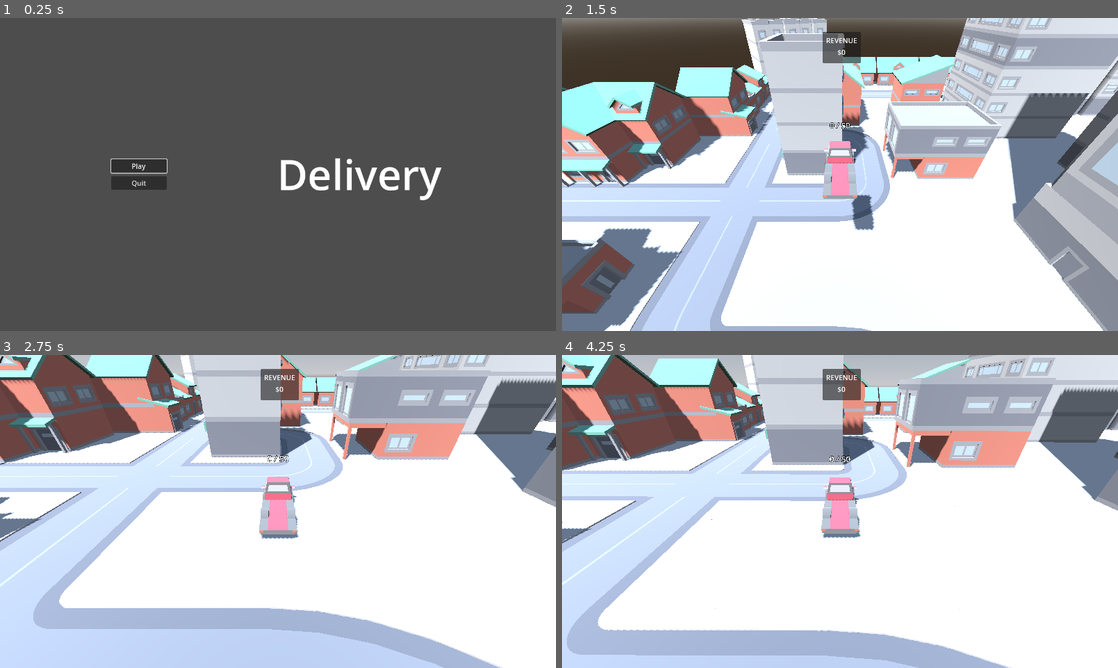
Above: before the commit, frames 1-4 (two rows, left to right).
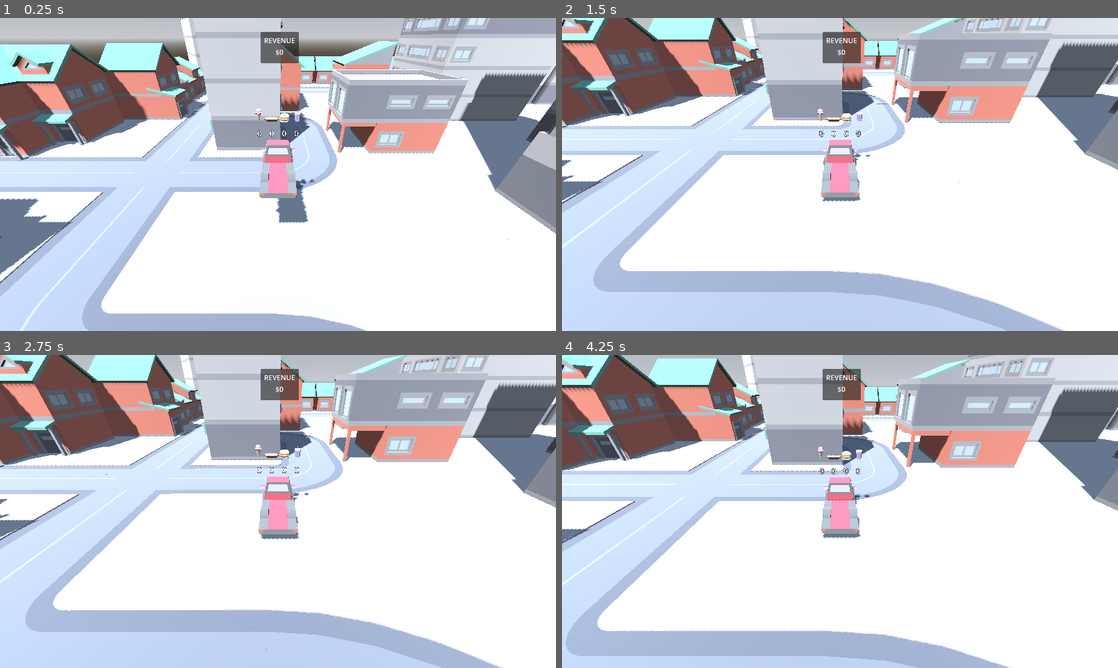
Above: after the commit, the same moments.

Repository: stesim/ld53-delivery
Game: Godot game, scene res://game_world.tscn
Two runs of this game, one before a commit and one after it. Both use one fixed random seed, a clock stepped at 60 frames per second and the inputs below. Before the commit the project starts from res://menus/main_menu.tscn.
Inputs (mouse positions are in pixels of both pictures, inside the frame that each line leads up to):
- Up to frame 1 (0.25 s): no input
- Up to frame 2 (1.5 s): click (701, 165) at 0.5 s, where only the run before the commit has a clickable "Play"; tap Enter (ui_accept) at 1.25 s; hold D (steer_right) from 1.28 s (still down); tap 1 (transfer_item_1, bound only after the commit) at 1.35 s
- Up to frame 3 (2.75 s): tap Enter (ui_accept) at 1.52, 2.27 s; tap 2 (transfer_item_2, bound only after the commit) at 1.55, 2.1 s; release D (steer_right) at 2.03 s; hold Space (brake) from 2.03 s (still down); tap 3 (transfer_item_3, bound only after the commit) at 2.3 s
- Up to frame 4 (4.25 s): release Space (brake) at 2.78 s; hold D (steer_right) 2.78-3.53 s; tap 3 (transfer_item_3, bound only after the commit) at 2.85 s; tap 4 (transfer_item_4, bound only after the commit) at 3.05, 3.6 s; hold W (accelerate) from 3.53 s (still down); tap Enter (ui_accept) at 3.77 s; tap 1 (transfer_item_1, bound only after the commit) at 3.8 s

The runs differ from the first frame. In frame 1, 95% of the frame differs, in the area x 0-100%, y 0-100%; in frame 2, 73%; in frame 3, 14%; in frame 4, 2.7%.

Commit message:
added different food items

Diff:
--- a/characters/customer.gd
+++ b/characters/customer.gd
@@ -15,7 +15,7 @@
 @export var inventory : Inventory :
 	set(value):
 		inventory = value
-		%inventory_area.inventory = inventory
+		%inventory_area.inventories = [inventory] as Array[Inventory]
 		%quantity_indicator.inventory = inventory
 
 
@@ -23,29 +23,21 @@
 
 
 var _is_walking := false
-var _init_scale : float
-var _speed_rand : float
 
 
 func _ready() -> void:
 	look_at(target_point)
-	_init_scale = float(inventory.max_quantity) / 5.0
-	scale = Vector3(_init_scale, _init_scale, _init_scale)
-	_speed_rand = randf_range(0.5, 2.0)
 
 
 
 func _physics_process(delta : float) -> void:
 	var previous_position := global_position
-	global_position = global_position.move_toward(target_point, delta * speed * _speed_rand)
+	global_position = global_position.move_toward(target_point, delta * speed)
 
-	var scale_factor = _init_scale * (1.0 - float(inventory.quantity) / float(inventory.max_quantity))
-	if is_zero_approx(scale_factor):
+	if inventory.is_full():
 		GameState.add_score(inventory.max_quantity)
 		queue_free()
 		return
-
-	scale = Vector3(scale_factor, scale_factor, scale_factor)
 
 	var has_moved := not global_position.is_equal_approx(previous_position)
 	if _is_walking and not has_moved:
--- a/characters/customer.tscn
+++ b/characters/customer.tscn
@@ -1,15 +1,9 @@
-[gd_scene load_steps=8 format=3 uid="uid://bqlvra1wwcr67"]
+[gd_scene load_steps=6 format=3 uid="uid://bqlvra1wwcr67"]
 
 [ext_resource type="PackedScene" uid="uid://bv34umydtdhbu" path="res://assets/characters/dummy_customer.glb" id="1_4i1jg"]
 [ext_resource type="Script" path="res://characters/customer.gd" id="2_em66f"]
 [ext_resource type="PackedScene" uid="uid://cf00x2vfcp63r" path="res://inventory_area.tscn" id="3_kss5y"]
-[ext_resource type="Script" path="res://inventory.gd" id="4_t3lbw"]
 [ext_resource type="PackedScene" uid="uid://5u3nlyjdrb06" path="res://quantity_indicator.tscn" id="5_vxqgd"]
-
-[sub_resource type="Resource" id="Resource_hg5s8"]
-script = ExtResource("4_t3lbw")
-quantity = 0
-max_quantity = 5
 
 [sub_resource type="SphereShape3D" id="SphereShape3D_ci6fx"]
 radius = 0.25
@@ -34,7 +28,6 @@
 unique_name_in_owner = true
 transform = Transform3D(1, 0, 0, 0, 1, 0, 0, 0, 1, 0, 0, -0.1)
 collision_layer = 4
-inventory = SubResource("Resource_hg5s8")
 
 [node name="shape" type="CollisionShape3D" parent="inventory_area" index="0"]
 transform = Transform3D(1, 0, 0, 0, 1, 0, 0, 0, 1, 0, 0.25, 0)
--- a/customer_spawner.gd
+++ b/customer_spawner.gd
@@ -2,8 +2,6 @@
 
 @export_range(1.0, 100.0) var spawn_delta := 10.0
 @export var customer_scene: PackedScene
-@export var min_capacity := 3
-@export var max_capacity := 8
 
 
 var current_spawn_time := 0.0
@@ -20,7 +18,8 @@
 		new_customer.target_point.x += 20.0
 		new_customer.target_point.z += 20.0
 		var inventory := Inventory.new()
-		inventory.max_quantity = randi_range(min_capacity, max_capacity)
+		inventory.item = GameState.FOOD_ITEMS.pick_random()
+		inventory.max_quantity = 1
 		new_customer.inventory = inventory
 
 		add_child(new_customer)
--- a/game_state.gd
+++ b/game_state.gd
@@ -1,4 +1,12 @@
 extends Node
+
+
+const FOOD_ITEMS : Array[PackedScene] = [
+	preload("res://assets/foods/iceCream.glb"),
+	preload("res://assets/foods/hotDog.glb"),
+	preload("res://assets/foods/burger.glb"),
+	preload("res://assets/foods/soda.glb"),
+]
 
 
 signal score_changed()
@@ -26,3 +34,14 @@
 
 func add_score(amount : int) -> void:
 	score += amount
+
+
+func create_item_inventories(capacity : int, quantity := 0) -> Array[Inventory]:
+	var inventories : Array[Inventory] = []
+	for item in GameState.FOOD_ITEMS:
+		var item_inventory := Inventory.new()
+		item_inventory.item = item
+		item_inventory.max_quantity = capacity
+		item_inventory.quantity = quantity
+		inventories.push_back(item_inventory)
+	return inventories
--- a/game_world.tscn
+++ b/game_world.tscn
@@ -31,20 +31,20 @@
 background_tracks = Array[AudioStream]([ExtResource("2_wuftt"), ExtResource("3_lhff5"), ExtResource("4_d6s50"), ExtResource("5_pvijm"), ExtResource("6_d5khg"), ExtResource("7_7inye"), ExtResource("8_ypdcj")])
 
 [node name="vehicle" parent="." instance=ExtResource("1_lmy6a")]
-transform = Transform3D(1, 0, 0, 0, 1, 0, 0, 0, 1, -30.2455, 9.80538, 18.6208)
+transform = Transform3D(1, 0, 0, 0, 1, 0, 0, 0, 1, -30.2455, 2.80538, 18.6208)
 mass = 2000.0
 max_engine_force = 3000.0
 max_brake_force = 10.0
 
-[node name="test_map" parent="." instance=ExtResource("2_050wm")]
-
 [node name="vehicle_follower" type="Node3D" parent="." node_paths=PackedStringArray("target")]
-transform = Transform3D(-1, 0, -8.74228e-08, -6.18172e-08, 0.707107, 0.707107, 6.18172e-08, 0.707107, -0.707107, -30.2455, 14.3054, 11.6208)
+transform = Transform3D(-1, 0, -8.74228e-08, -6.18172e-08, 0.707107, 0.707107, 6.18172e-08, 0.707107, -0.707107, -30.2455, 7.3054, 11.6208)
 script = ExtResource("3_p7flm")
 target = NodePath("../vehicle")
 
 [node name="camera" type="Camera3D" parent="vehicle_follower"]
 current = true
+
+[node name="test_map" parent="." instance=ExtResource("2_050wm")]
 
 [node name="ui" type="CanvasLayer" parent="."]
 
--- a/inventory.gd
+++ b/inventory.gd
@@ -1,6 +1,8 @@
 class_name Inventory
 extends Resource
 
+
+@export var item : PackedScene = null
 
 @export var quantity := 0 :
 	set(value):
--- a/inventory_area.gd
+++ b/inventory_area.gd
@@ -1,7 +1,16 @@
 extends Area3D
 
 
-const Inventory := preload("res://inventory.gd")
+@export var total_capacity := 6
+@export var inventories : Array[Inventory] = []
 
 
-@export var inventory : Inventory
+func get_total_quantity() -> int:
+	var quantity := 0
+	for inventory in inventories:
+		quantity += inventory.quantity
+	return quantity
+
+
+func get_remaining_total_capacity() -> int:
+	return maxi(0, total_capacity - get_total_quantity())
--- /dev/null
+++ b/inventory_indicator.gd
@@ -0,0 +1,29 @@
+extends Node3D
+
+
+const QuantityIndicator := preload("res://quantity_indicator.tscn")
+
+
+@export var inventories : Array[Inventory] = [] :
+	set(value):
+		inventories = value
+		if is_inside_tree():
+			_recreate_indicators()
+
+@export_range(0.0, 1.0) var spacing := 0.5
+
+
+func _ready() -> void:
+	_recreate_indicators()
+
+
+func _recreate_indicators() -> void:
+	for child in get_children():
+		remove_child(child)
+		child.queue_free()
+
+	for i in inventories.size():
+		var quantity_indicator := QuantityIndicator.instantiate()
+		quantity_indicator.inventory = inventories[i]
+		quantity_indicator.position.x = -(i * spacing - 0.5 * (inventories.size() - 1) * spacing)
+		add_child(quantity_indicator)
--- /dev/null
+++ b/inventory_indicator.tscn
@@ -0,0 +1,6 @@
+[gd_scene load_steps=2 format=3 uid="uid://c4lqie0mbh7m6"]
+
+[ext_resource type="Script" path="res://inventory_indicator.gd" id="1_dwlwi"]
+
+[node name="inventory_indicator" type="Node3D"]
+script = ExtResource("1_dwlwi")
--- a/loading_area.gd
+++ b/loading_area.gd
@@ -7,42 +7,74 @@
 }
 
 
+const TRANSFER_INPUT_MAPPINGS : Array[StringName]= [
+	&"transfer_item_1",
+	&"transfer_item_2",
+	&"transfer_item_3",
+	&"transfer_item_4",
+]
+
+
 @export var type := Type.SOURCE
-@export var backing_inventory : Inventory
-@export var tick_interval := 1.0 :
-	set(value):
-		tick_interval = value
-		%load_timer.wait_time = value
+@export var backing_inventories : Array[Inventory] = []
 
 @export var quantity_per_tick := 1
+@export var player_controlled := false
 
 
-func _on_load_timer_timeout() -> void:
+func _ready() -> void:
+	set_process_unhandled_input(player_controlled)
+
+
+func _unhandled_input(event : InputEvent) -> void:
+	if event.is_echo():
+		return
+	for i in TRANSFER_INPUT_MAPPINGS.size():
+		if event.is_action_pressed(TRANSFER_INPUT_MAPPINGS[i]):
+			var item := GameState.FOOD_ITEMS[i]
+			transfer(item)
+
+
+func transfer(item) -> void:
 	if not has_overlapping_areas():
 		return
-
+	var backing_inventory := _find_item_inventory(backing_inventories, item)
 	match type:
-		Type.SOURCE: _transfer_to_inventories()
-		Type.SINK: _transfer_from_inventories()
+		Type.SOURCE: _transfer_to_inventories(backing_inventory)
+		Type.SINK: _transfer_from_inventories(backing_inventory)
 
 
-func _transfer_to_inventories() -> void:
+func _transfer_to_inventories(backing_inventory : Inventory) -> void:
 	if backing_inventory.is_empty():
 		return
 	for area in get_overlapping_areas():
-		var quantity := mini(quantity_per_tick, backing_inventory.quantity)
+		var quantity := mini(
+			mini(quantity_per_tick, backing_inventory.quantity),
+			area.get_remaining_total_capacity(),
+		)
 		if quantity == 0:
 			break
-		var diff : int = area.inventory.add(quantity)
-		backing_inventory.remove(diff)
+		var target_inventory := _find_item_inventory(area.inventories, backing_inventory.item)
+		if target_inventory:
+			var diff : int = target_inventory.add(quantity)
+			backing_inventory.remove(diff)
 
 
-func _transfer_from_inventories() -> void:
+func _transfer_from_inventories(backing_inventory : Inventory) -> void:
 	if backing_inventory.is_full():
 		return
 	for area in get_overlapping_areas():
 		var quantity := mini(quantity_per_tick, backing_inventory.remaining_capacity())
 		if quantity == 0:
 			break
-		var diff : int = area.inventory.remove(quantity)
-		backing_inventory.add(diff)
+		var target_inventory := _find_item_inventory(area.inventories, backing_inventory.item)
+		if target_inventory:
+			var diff : int = target_inventory.remove(quantity)
+			backing_inventory.add(diff)
+
+
+func _find_item_inventory(inventories : Array[Inventory], item) -> Inventory:
+	for inventory in inventories:
+		if inventory.item == item:
+			return inventory
+	return null
--- a/loading_area.tscn
+++ b/loading_area.tscn
@@ -7,9 +7,3 @@
 collision_mask = 2
 monitorable = false
 script = ExtResource("1_q6lc6")
-
-[node name="load_timer" type="Timer" parent="."]
-unique_name_in_owner = true
-autostart = true
-
-[connection signal="timeout" from="load_timer" to="." method="_on_load_timer_timeout"]
--- /dev/null
+++ b/map_elements/headquarters.gd
@@ -0,0 +1,5 @@
+extends Node3D
+
+
+func _ready() -> void:
+	%loading_area.backing_inventories = GameState.create_item_inventories(9999, 9999)
--- a/map_elements/headquarters.tscn
+++ b/map_elements/headquarters.tscn
@@ -1,9 +1,9 @@
-[gd_scene load_steps=15 format=3 uid="uid://bwjagmncfpjaa"]
+[gd_scene load_steps=14 format=3 uid="uid://bwjagmncfpjaa"]
 
 [ext_resource type="ArrayMesh" uid="uid://bcd1kbcl512oe" path="res://assets/buildings/headquarters.res" id="1_0ya24"]
+[ext_resource type="Script" path="res://map_elements/headquarters.gd" id="1_smhg0"]
 [ext_resource type="PackedScene" uid="uid://ch5qsdonm1f7x" path="res://map_elements/road_element.tscn" id="2_8yeug"]
 [ext_resource type="PackedScene" uid="uid://br25j1oumvjbg" path="res://loading_area.tscn" id="4_mxkv2"]
-[ext_resource type="Script" path="res://inventory.gd" id="5_awkgi"]
 
 [sub_resource type="BoxShape3D" id="BoxShape3D_hcft0"]
 
@@ -124,15 +124,11 @@
 blend_shape_mode = 0
 shadow_mesh = SubResource("ArrayMesh_h07qk")
 
-[sub_resource type="Resource" id="Resource_v1p1j"]
-script = ExtResource("5_awkgi")
-quantity = 9999
-max_quantity = 9999
-
 [sub_resource type="BoxShape3D" id="BoxShape3D_4c864"]
 size = Vector3(5, 5, 5)
 
 [node name="headquarters" type="Node3D"]
+script = ExtResource("1_smhg0")
 
 [node name="collision_main" type="StaticBody3D" parent="."]
 
@@ -163,8 +159,7 @@
 
 [node name="loading_area" parent="." instance=ExtResource("4_mxkv2")]
 unique_name_in_owner = true
-backing_inventory = SubResource("Resource_v1p1j")
-tick_interval = 0.125
+player_controlled = true
 
 [node name="shape" type="CollisionShape3D" parent="loading_area"]
 transform = Transform3D(1, 0, 0, 0, 1, 0, 0, 0, 1, 2.5, 2.5, 2.5)
--- a/map_elements/ice_station.gd
+++ b/map_elements/ice_station.gd
@@ -1,9 +1,23 @@
 extends Node3D
 
 
-@export var inventory : Inventory :
-	get: return %loading_area.backing_inventory
-	set(value):
-		%loading_area.backing_inventory = value
-		%quantity_indicator.inventory = value
-		%feeding_area.backing_inventory = value
+@export var item_capacity := 25
+
+
+var _inventories : Array[Inventory]
+
+
+@onready var _feeding_area := %feeding_area
+
+
+func _ready() -> void:
+	_inventories = GameState.create_item_inventories(item_capacity)
+
+	%loading_area.backing_inventories = _inventories
+	%inventory_indicator.inventories = _inventories
+	_feeding_area.backing_inventories = _inventories
+
+
+func _on_serve_timer_timeout() -> void:
+	for item in GameState.FOOD_ITEMS:
+		_feeding_area.transfer(item)
--- a/map_elements/ice_station.tscn
+++ b/map_elements/ice_station.tscn
@@ -3,7 +3,7 @@
 [ext_resource type="Script" path="res://map_elements/ice_station.gd" id="1_q8et4"]
 [ext_resource type="PackedScene" uid="uid://bfanekr5bc0a6" path="res://assets/buildings/dummy_ice_hut.glb" id="1_ssjb8"]
 [ext_resource type="PackedScene" uid="uid://br25j1oumvjbg" path="res://loading_area.tscn" id="2_fwrp5"]
-[ext_resource type="PackedScene" uid="uid://5u3nlyjdrb06" path="res://quantity_indicator.tscn" id="5_va0jk"]
+[ext_resource type="PackedScene" uid="uid://c4lqie0mbh7m6" path="res://inventory_indicator.tscn" id="4_ypo1u"]
 
 [sub_resource type="BoxShape3D" id="BoxShape3D_sxifb"]
 size = Vector3(4, 5.6, 3.3)
@@ -27,22 +27,26 @@
 unique_name_in_owner = true
 transform = Transform3D(1, 0, 0, 0, 1, 0, 0, 0, 1, 0, 2.5, -4.2)
 type = 1
-tick_interval = 0.125
+player_controlled = true
 
 [node name="shape" type="CollisionShape3D" parent="loading_area"]
 shape = SubResource("BoxShape3D_p31t4")
-
-[node name="quantity_indicator" parent="." instance=ExtResource("5_va0jk")]
-unique_name_in_owner = true
-transform = Transform3D(1, 0, 0, 0, 1, 0, 0, 0, 1, 0, 3.36814, -2.47395)
-font_size = 128
 
 [node name="feeding_area" parent="." instance=ExtResource("2_fwrp5")]
 unique_name_in_owner = true
 transform = Transform3D(1, 0, 0, 0, 1, 0, 0, 0, 1, 0, 0, 1.3)
 collision_mask = 4
-tick_interval = 2.0
 
 [node name="shape" type="CollisionShape3D" parent="feeding_area"]
 transform = Transform3D(5, 0, 0, 0, 5, 0, 0, 0, 5, 0, 2.5, 3)
 shape = SubResource("BoxShape3D_f73mx")
+
+[node name="inventory_indicator" parent="." instance=ExtResource("4_ypo1u")]
+unique_name_in_owner = true
+transform = Transform3D(1, 0, 0, 0, 1, 0, 0, 0, 1, 0, 3.36814, -2.47395)
+
+[node name="serve_timer" type="Timer" parent="."]
+wait_time = 2.0
+autostart = true
+
+[connection signal="timeout" from="serve_timer" to="." method="_on_serve_timer_timeout"]
--- a/maps/test_map.tscn
+++ b/maps/test_map.tscn
@@ -1,16 +1,15 @@
-[gd_scene load_steps=50 format=3 uid="uid://db8m8ii5ewx0l"]
+[gd_scene load_steps=45 format=3 uid="uid://db8m8ii5ewx0l"]
 
 [ext_resource type="PackedScene" uid="uid://bwjagmncfpjaa" path="res://map_elements/headquarters.tscn" id="1_08jjh"]
 [ext_resource type="PackedScene" uid="uid://ch5qsdonm1f7x" path="res://map_elements/road_element.tscn" id="1_cs4q5"]
 [ext_resource type="ArrayMesh" uid="uid://eu8da5bvvdtl" path="res://assets/roads/crossing.res" id="1_xdmke"]
 [ext_resource type="ArrayMesh" uid="uid://bcjvlr65ymct4" path="res://assets/roads/straight.res" id="2_cmy2o"]
 [ext_resource type="ArrayMesh" uid="uid://dp2xroi70qepa" path="res://assets/roads/curve_pavement.res" id="5_0hful"]
-[ext_resource type="ArrayMesh" uid="uid://dssn53gi7atru" path="res://assets/roads/curve_smalle_pavement.res" id="6_g58o8"]
+[ext_resource type="ArrayMesh" path="res://assets/roads/curve_smalle_pavement.res" id="6_g58o8"]
 [ext_resource type="ArrayMesh" uid="uid://b7yqrpoimt2qm" path="res://assets/roads/t-intersect.res" id="7_qdgwl"]
 [ext_resource type="PackedScene" uid="uid://cdu7d15q2hbqp" path="res://map_elements/ice_station.tscn" id="8_wanx7"]
-[ext_resource type="Script" path="res://inventory.gd" id="9_j7fbw"]
 [ext_resource type="Script" path="res://customer_spawner.gd" id="10_i3q55"]
-[ext_resource type="ArrayMesh" uid="uid://br8li8ayl60cn" path="res://assets/roads/curve_square.res" id="10_npb2t"]
+[ext_resource type="ArrayMesh" path="res://assets/roads/curve_square.res" id="10_npb2t"]
 [ext_resource type="PackedScene" uid="uid://bqlvra1wwcr67" path="res://characters/customer.tscn" id="11_7le7x"]
 [ext_resource type="PackedScene" uid="uid://cv343cijprfxh" path="res://assets/buildings/house_type01.glb" id="13_uc4j6"]
 [ext_resource type="PackedScene" uid="uid://yp2u0dcp8eee" path="res://assets/buildings/house_type02.glb" id="14_d3xdb"]
@@ -45,26 +44,6 @@
 [ext_resource type="PackedScene" uid="uid://bdy0owr4cksr2" path="res://assets/buildings/city/skyscraperE.glb" id="44_yfrlp"]
 [ext_resource type="PackedScene" uid="uid://bhsmxrmwfn8lu" path="res://assets/buildings/city/skyscraperF.glb" id="45_bsirs"]
 
-[sub_resource type="Resource" id="Resource_4mcxt"]
-script = ExtResource("9_j7fbw")
-quantity = 0
-max_quantity = 25
-
-[sub_resource type="Resource" id="Resource_pov51"]
-script = ExtResource("9_j7fbw")
-quantity = 0
-max_quantity = 25
-
-[sub_resource type="Resource" id="Resource_5r3fp"]
-script = ExtResource("9_j7fbw")
-quantity = 0
-max_quantity = 50
-
-[sub_resource type="Resource" id="Resource_pxarh"]
-script = ExtResource("9_j7fbw")
-quantity = 0
-max_quantity = 50
-
 [sub_resource type="WorldBoundaryShape3D" id="WorldBoundaryShape3D_fsdgu"]
 
 [node name="test_map" type="Node3D"]
@@ -361,19 +340,15 @@
 
 [node name="ice_station_1" parent="." instance=ExtResource("8_wanx7")]
 transform = Transform3D(1, 0, -1.42109e-14, 0, 1, 0, 1.42109e-14, 0, 1, -110.7, 0, 41)
-inventory = SubResource("Resource_4mcxt")
 
 [node name="ice_station_2" parent="." instance=ExtResource("8_wanx7")]
 transform = Transform3D(1, 0, -1.19209e-07, 0, 1, 0, 1.19209e-07, 0, 1, -106.7, 0, 11)
-inventory = SubResource("Resource_pov51")
 
 [node name="ice_station_3" parent="." instance=ExtResource("8_wanx7")]
 transform = Transform3D(-0.707107, 0, 0.707107, 0, 1, 0, -0.707107, 0, -0.707107, -69.7, 0, 5)
-inventory = SubResource("Resource_5r3fp")
 
 [node name="ice_station_4" parent="." instance=ExtResource("8_wanx7")]
 transform = Transform3D(-0.707107, 0, -0.707107, 0, 1, 0, 0.707107, 0, -0.707107, -2.7, 0, 17)
-inventory = SubResource("Resource_pxarh")
 
 [node name="customer_spawner" type="Node3D" parent="."]
 transform = Transform3D(1, 0, 0, 0, 1, 0, 0, 0, 1, -117, 0, 46)
--- a/project.godot
+++ b/project.godot
@@ -11,7 +11,7 @@
 [application]
 
 config/name="ld53-delivery"
-run/main_scene="res://menus/main_menu.tscn"
+run/main_scene="res://game_world.tscn"
 config/features=PackedStringArray("4.0", "GL Compatibility")
 config/icon="res://icon.svg"
 
@@ -56,6 +56,26 @@
 "events": [Object(InputEventKey,"resource_local_to_scene":false,"resource_name":"","device":-1,"window_id":0,"alt_press …(182 unchanged characters)…
 ]
 }
+transfer_item_1={
+"deadzone": 0.5,
+"events": [Object(InputEventKey,"resource_local_to_scene":false,"resource_name":"","device":-1,"window_id":0,"alt_pressed":false,"shift_pressed":false,"ctrl_pressed":false,"meta_pressed":false,"pressed":false,"keycode":0,"physical_keycode":49,"key_label":0,"unicode":49,"echo":false,"script":null)
+]
+}
+transfer_item_2={
+"deadzone": 0.5,
+"events": [Object(InputEventKey,"resource_local_to_scene":false,"resource_name":"","device":-1,"window_id":0,"alt_pressed":false,"shift_pressed":false,"ctrl_pressed":false,"meta_pressed":false,"pressed":false,"keycode":0,"physical_keycode":50,"key_label":0,"unicode":50,"echo":false,"script":null)
+]
+}
+transfer_item_3={
+"deadzone": 0.5,
+"events": [Object(InputEventKey,"resource_local_to_scene":false,"resource_name":"","device":-1,"window_id":0,"alt_pressed":false,"shift_pressed":false,"ctrl_pressed":false,"meta_pressed":false,"pressed":false,"keycode":0,"physical_keycode":51,"key_label":0,"unicode":51,"echo":false,"script":null)
+]
+}
+transfer_item_4={
+"deadzone": 0.5,
+"events": [Object(InputEventKey,"resource_local_to_scene":false,"resource_name":"","device":-1,"window_id":0,"alt_pressed":false,"shift_pressed":false,"ctrl_pressed":false,"meta_pressed":false,"pressed":false,"keycode":0,"physical_keycode":52,"key_label":0,"unicode":52,"echo":false,"script":null)
+]
+}
 
 [layer_names]
 
--- a/quantity_indicator.gd
+++ b/quantity_indicator.gd
@@ -5,6 +5,9 @@
 
 
 func _ready() -> void:
+	var item := inventory.item.instantiate()
+	%item_location.add_child(item)
+
 	inventory.changed.connect(_on_inventory_changed)
 	_update()
 
@@ -14,4 +17,4 @@
 
 
 func _update() -> void:
-	text = "%d / %d" % [inventory.quantity, inventory.max_quantity]
+	text = str(inventory.quantity)
--- a/quantity_indicator.tscn
+++ b/quantity_indicator.tscn
@@ -7,3 +7,7 @@
 text = "0"
 font_size = 64
 script = ExtResource("1_ha504")
+
+[node name="item_location" type="Marker3D" parent="."]
+unique_name_in_owner = true
+transform = Transform3D(1, 0, 0, 0, 1, 0, 0, 0, 1, 0, 0.5, 0)
--- a/vehicles/vehicle.gd
+++ b/vehicles/vehicle.gd
@@ -5,7 +5,7 @@
 @export_range(0.0, 100.0) var max_brake_force := 1.0
 @export_range(0.0, 90.0, 0.01, "radians") var max_steering_angle := 0.25 * PI
 @export_range(0.0, 200.0, 0.01, "or_greater") var inventory_loss_acceleration_threshold := 50.0
-@export_range(0.0, 20.0, 0.01, "or_greater") var inventory_loss_amount := 10
+@export_range(0.0, 20.0, 0.01, "or_greater") var inventory_loss_amount := 1
 @export_range(0.0, 20.0, 0.01, "or_greater") var inventory_loss_cooldown := 1.0
 @export_range(0.0, 20.0, 0.01, "or_greater") var crash_sound_speed_threshold := 5.0
 
@@ -20,7 +20,9 @@
 
 
 func _enter_tree() -> void:
-	%inventory_indicator.inventory = %inventory.inventory
+	var inventories := GameState.create_item_inventories(%inventory.total_capacity)
+	%inventory.inventories = inventories
+	%inventory_indicator.inventories = %inventory.inventories
 
 
 func _physics_process(delta : float) -> void:
@@ -37,9 +39,17 @@
 		var now := Time.get_ticks_msec()
 		var time_since_previous_loss := (now - _previous_loss_time) / 1000.0
 		if time_since_previous_loss >= inventory_loss_cooldown:
-			_inventory_area.inventory.remove(inventory_loss_amount)
+			_lose_inventory(inventory_loss_amount)
 			_previous_loss_time = now
 	_previous_speed = current_speed
+
+
+func _lose_inventory(quantity : int) -> void:
+	var inventories : Array[Inventory] = _inventory_area.inventories
+	for inventory in inventories:
+		quantity -= inventory.remove(quantity)
+		if quantity == 0:
+			break
 
 
 func _on_body_entered(_body : Node) -> void:
--- a/vehicles/vehicle.tscn
+++ b/vehicles/vehicle.tscn
@@ -1,11 +1,10 @@
-[gd_scene load_steps=13 format=3 uid="uid://bosvhjnjwtr7t"]
+[gd_scene load_steps=11 format=3 uid="uid://bosvhjnjwtr7t"]
 
 [ext_resource type="ArrayMesh" uid="uid://3dmxrwy148gi" path="res://assets/cars/delivery_flat.res" id="1_hvre7"]
 [ext_resource type="Script" path="res://vehicles/vehicle.gd" id="1_x1xpc"]
 [ext_resource type="ArrayMesh" uid="uid://b1if5d6uis8oj" path="res://assets/cars/wheel_truck.res" id="2_1emut"]
 [ext_resource type="PackedScene" uid="uid://cf00x2vfcp63r" path="res://inventory_area.tscn" id="4_dysdc"]
-[ext_resource type="Script" path="res://inventory.gd" id="5_dwq2y"]
-[ext_resource type="PackedScene" uid="uid://5u3nlyjdrb06" path="res://quantity_indicator.tscn" id="6_fs0gj"]
+[ext_resource type="PackedScene" uid="uid://c4lqie0mbh7m6" path="res://inventory_indicator.tscn" id="5_xbh77"]
 [ext_resource type="AudioStream" uid="uid://cok8pj4yndhsk" path="res://assets/sounds/Car_impact_6.wav" id="7_hssab"]
 [ext_resource type="AudioStream" uid="uid://c13qisub7wdhw" path="res://assets/sounds/242740__marlonhj__engine.wav" id="8_sj5ua"]
 
@@ -14,11 +13,6 @@
 
 [sub_resource type="BoxShape3D" id="BoxShape3D_7ks0q"]
 size = Vector3(0.9, 0.8, 0.55)
-
-[sub_resource type="Resource" id="Resource_1yf0n"]
-script = ExtResource("5_dwq2y")
-quantity = 0
-max_quantity = 50
 
 [sub_resource type="BoxShape3D" id="BoxShape3D_8sjrn"]
 size = Vector3(1.25, 1, 2)
@@ -101,15 +95,14 @@
 
 [node name="inventory" parent="." instance=ExtResource("4_dysdc")]
 unique_name_in_owner = true
-inventory = SubResource("Resource_1yf0n")
 
 [node name="shape" type="CollisionShape3D" parent="inventory"]
 transform = Transform3D(1, 0, 0, 0, 1, 0, 0, 0, 1, 0, 0.5, -0.6)
 shape = SubResource("BoxShape3D_8sjrn")
 
-[node name="inventory_indicator" parent="." instance=ExtResource("6_fs0gj")]
+[node name="inventory_indicator" parent="." instance=ExtResource("5_xbh77")]
 unique_name_in_owner = true
-transform = Transform3D(1, 0, 0, 0, 1, 0, 0, 0, 1, 0, 2, 0.75)
+transform = Transform3D(1, 0, 0, 0, 1, 0, 0, 0, 1, 0, 1.5, 0.75)
 
 [node name="crash_sound" type="AudioStreamPlayer" parent="."]
 unique_name_in_owner = true
Binary file added: assets/foods/burger.glb
Not shown, added: assets/foods/burger.glb.import
Binary file added: assets/foods/hotDog.glb
Not shown, added: assets/foods/hotDog.glb.import
Binary file added: assets/foods/iceCream.glb
Not shown, added: assets/foods/iceCream.glb.import
Binary file added: assets/foods/soda.glb
Not shown, added: assets/foods/soda.glb.import
